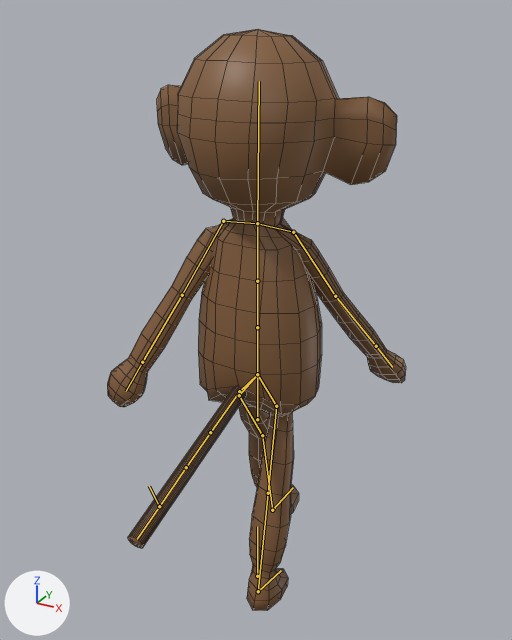
The Blender file Race/SourceAssets/monkey.blend: old version first, new version second.
Both versions are drawn from a 50 mm lens placed at (4.25, -8.01, 8.39), pointed at (0.02, -0.33, 4.55). Arrows for +X, +Y and +Z are at lower left; the lights stay in place. Both versions are drawn at frame 0 of the action 'turnL'; the numbers are the values there. The bones that bend it are drawn over the model as lines. Mesh edges are drawn as thin lines.
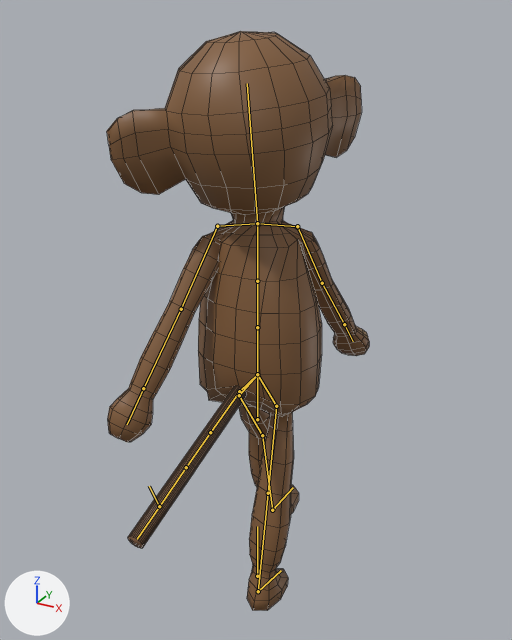
Where the change shows, as pixel boxes (x1, y1, x2, y2) in the pictures (512 x 640 px):
'Cylinder', posed (12% narrower)
    before: (107, 29, 406, 611)
    after: (107, 31, 369, 611)
bone 'head', root to tip
    before: (257, 223) to (259, 81)
    after: (257, 223) to (247, 83)
bone 'shoulder.L', root to tip
    before: (257, 223) to (293, 232)
    after: (257, 223) to (297, 226)
bone 'shoulder.R', root to tip
    before: (257, 223) to (223, 221)
    after: (257, 223) to (217, 226)

What changed in the scene script:
```text
Change bone_head:
    where bone_head = bpy.data.objects['Armature'].pose.bones['head']  # child of 'spine1'
    bone_head.rotation_quaternion: (1.0, 0.0, 0.0, 0.0) -> (0.9, -0.039, 0.433, 0.043)  # degrees (0, 0, 0) -> degrees (-3, 51, 4)
Change bone_shoulder_l:
    where bone_shoulder_l = bpy.data.objects['Armature'].pose.bones['shoulder.L']  # child of 'spine1'
    bone_shoulder_l.rotation_quaternion: (1.0, 0.0, 0.0, 0.0) -> (0.97, 0.0, -0.018, 0.241)  # degrees (0, 0, 0) -> degrees (-1, -2, 28)
Change bone_shoulder_r:
    where bone_shoulder_r = bpy.data.objects['Armature'].pose.bones['shoulder.R']  # child of 'spine1'
    bone_shoulder_r.rotation_quaternion: (1.0, 0.0, 0.0, 0.0) -> (0.97, 0.0, -0.018, 0.241)  # degrees (0, 0, 0) -> degrees (-1, -2, 28)
```
